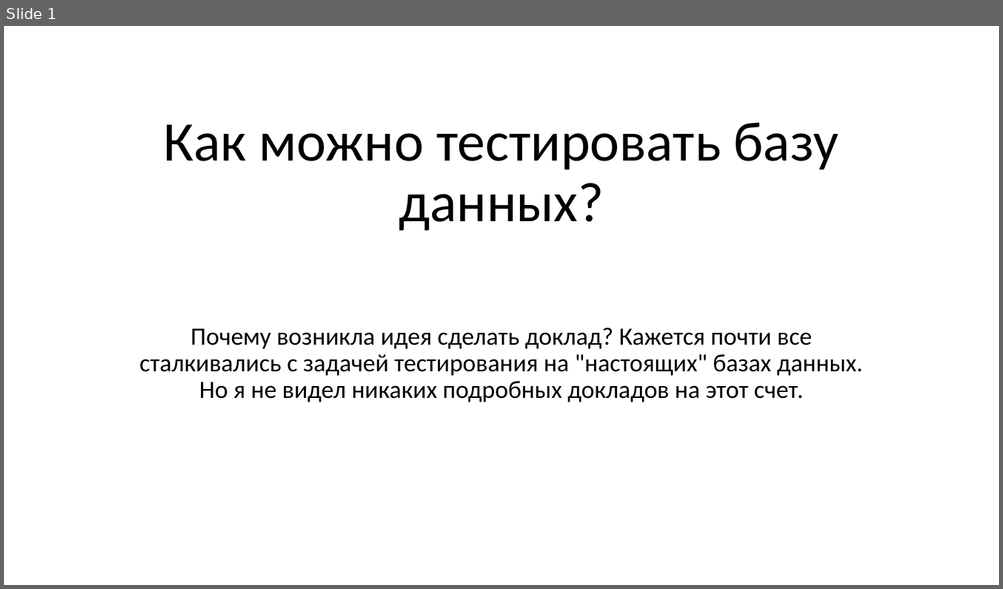
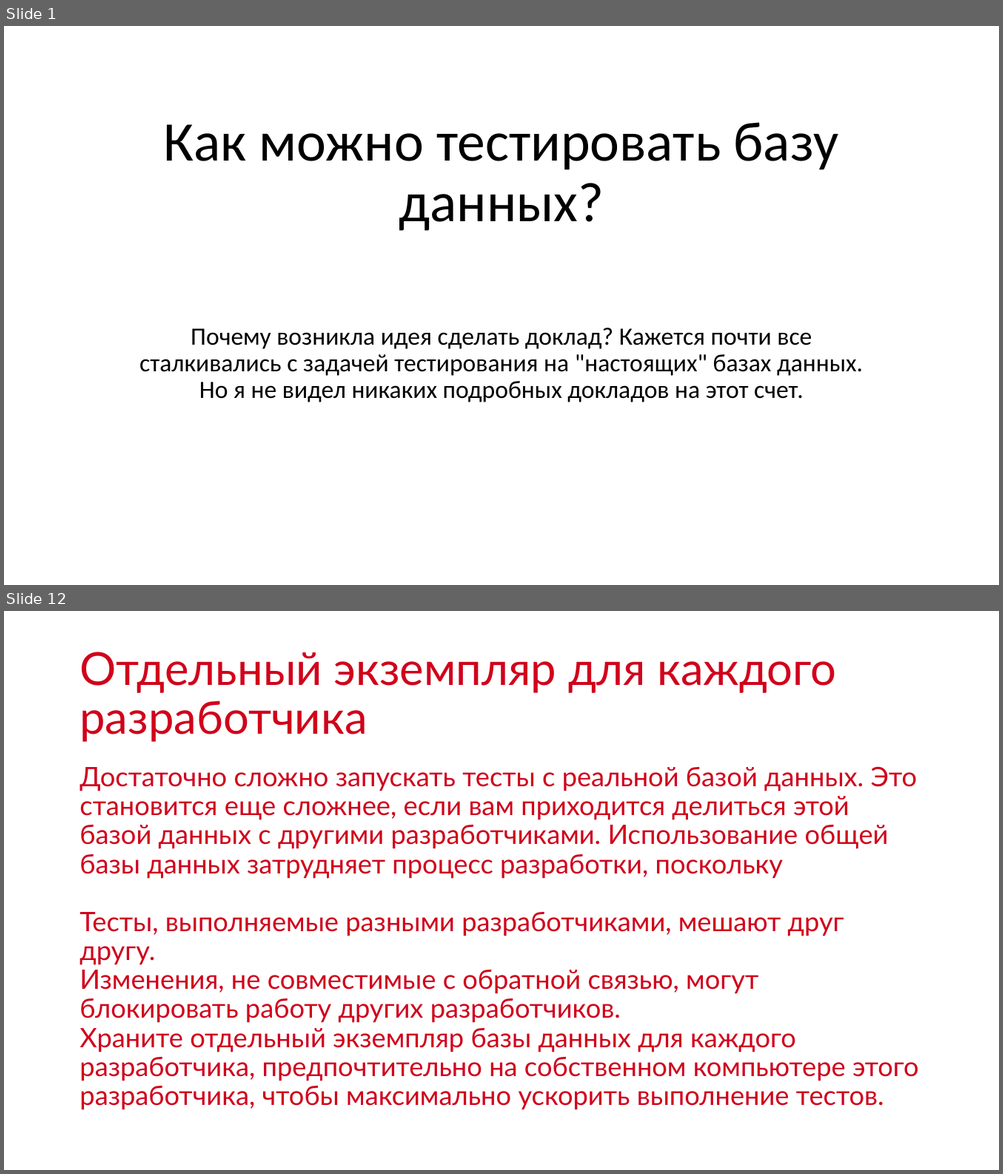
Before and after one commit to Sa1Gur/DbTest.Containers, a slide deck: DbaseTesting.pptx. Shown one above the other, each under a label of ours: slide 1 before the commit, slides 1 and 12 after it; the slides between them are not shown. The pictures are 1003x589 and 1003x1174 pixels, drawn with LibreOffice and Linux fonts; fonts in the diff are those of the drawing. Boxes give left, top, right and bottom in pixels: in the first picture for what was removed or moved away, otherwise in the second. Text is boxed around its words. In the diff, an @@ line names an element or a change of style, - is before the commit and + after.

```diff
--- a/DbaseTesting.pptx
+++ b/DbaseTesting.pptx
@@ slide 12 added at [4,611,999,1170], background #FFFFFF @@
@@ title added at [79,652,836,742], 44 pt, text #D0021B @@
+Отдельный экземпляр для каждого разработчика
@@ text added at [79,766,919,1111], 25.9 pt, text #D0021B @@
+Достаточно сложно запускать тесты с реальной базой данных. Это становится еще сложнее, если вам приходится делиться этой базой данных с другими разработчиками. Использование общей базы данных затрудняет процесс разработки, поскольку
+Тесты, выполняемые разными разработчиками, мешают друг другу.
+Изменения, не совместимые с обратной связью, могут блокировать работу других разработчиков.
+Храните отдельный экземпляр базы данных для каждого разработчика, предпочтительно на собственном компьютере этого разработчика, чтобы максимально ускорить выполнение тестов.
```
Also in this commit, not shown: 1 slide changed, 39 other slides added.
